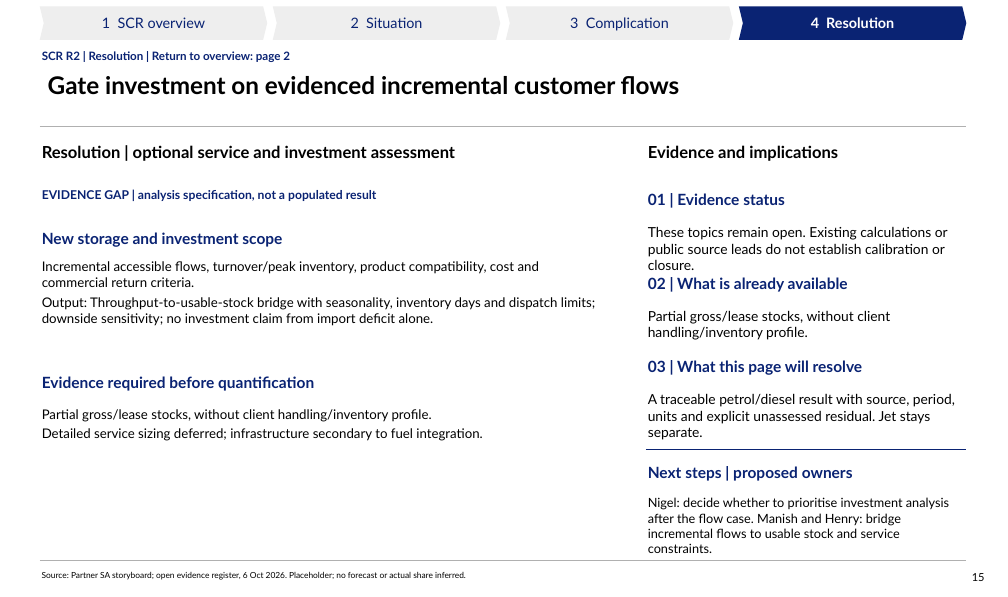
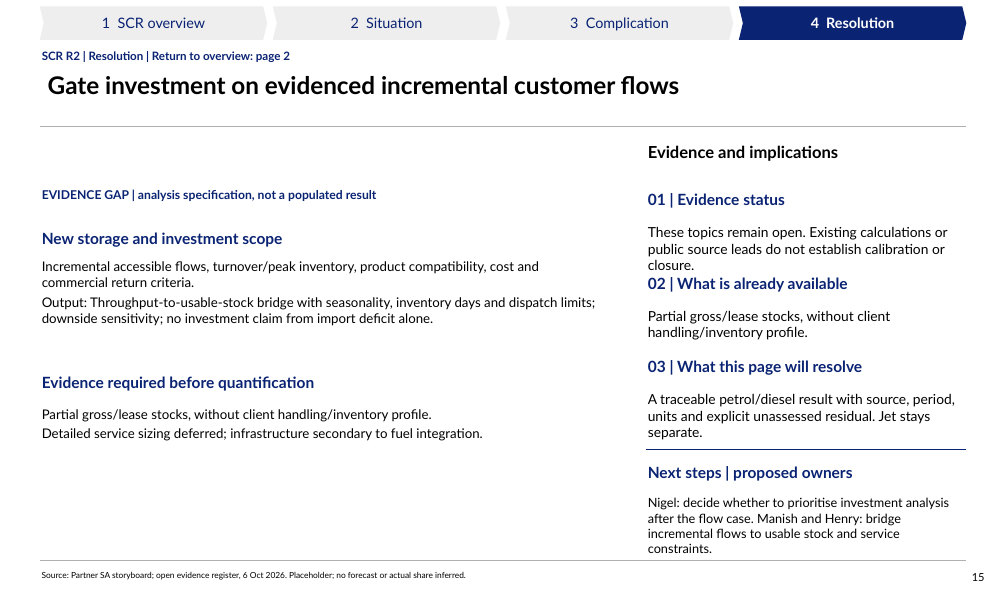
Before and after one commit to Africa-International-Advisors/liquid_fuels_model, a slide deck: slide 15 of pptx/output/delivered/Vopak_Week1_Analytical_Pack_2026_10_06.pptx. Drawn at 1008x597 pixels with LibreOffice and Linux fonts; fonts in the diff are those of the drawing; background and template pictures are left out. Boxes give left, top, right and bottom in pixels: in the first picture for what was removed or moved away, otherwise in the second. Text is boxed around its words. In the diff, an @@ line names an element or a change of style, - is before the commit and + after.

```diff
--- a/pptx/output/delivered/Vopak_Week1_Analytical_Pack_2026_10_06.pptx
+++ b/pptx/output/delivered/Vopak_Week1_Analytical_Pack_2026_10_06.pptx
@@ text removed at (x1=42, y1=145, x2=455, y2=161) @@
-Resolution | optional service and investment assessment
```
Also in this commit, not shown: 13 other slides changed, 7 other files.
